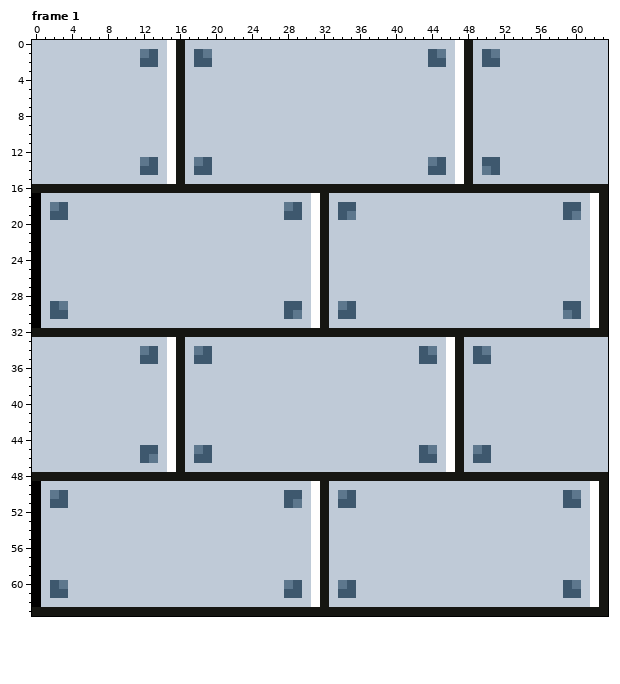
Pixel-art file: Edit_Sprites_Decorativo/piso_metal.aseprite. The picture above is the old version.
64x64 pixels, 1 frame. Shown: frame 1. The commit also changed other frames, which this record leaves out.
And afterwards:
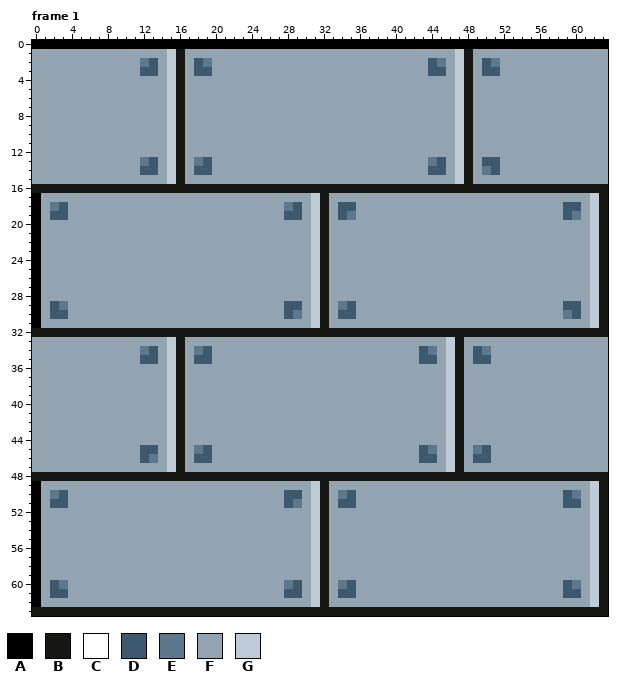
Palette (. is transparent): A #010000  B #161612  C #fffefe  D #3e586e  E #5d778d  F #92a3b2  G #bfcad7
Changes in this commit:
Changed rows in their new state; - is an unchanged pixel.
Frame 1, layers "adornos", "lamina", "Suelo":
first column x 0:
 0 AAAAAAAAAAAAAAAAAAAAAAAAAAAAAAAAAAAAAAAAAAAAAAAAAAAAAAAAAAAAAAAA
 1 FFFFFFFFFFFFFFFG-FFFFFFFFFFFFFFFFFFFFFFFFFFFFFFG-FFFFFFFFFFFFFFF
 2 FFFFFFFFFFFFE-FG-F-EFFFFFFFFFFFFFFFFFFFFFFFF-EFG-F-EFFFFFFFFFFFF
 3 FFFFFFFFFFFFDDFG-FDDFFFFFFFFFFFFFFFFFFFFFFFFDDFG-FDDFFFFFFFFFFFF
 4 FFFFFFFFFFFFFFFG-FFFFFFFFFFFFFFFFFFFFFFFFFFFFFFG-FFFFFFFFFFFFFFF
 5 FFFFFFFFFFFFFFFG-FFFFFFFFFFFFFFFFFFFFFFFFFFFFFFG-FFFFFFFFFFFFFFF
 6 FFFFFFFFFFFFFFFG-FFFFFFFFFFFFFFFFFFFFFFFFFFFFFFG-FFFFFFFFFFFFFFF
 7 FFFFFFFFFFFFFFFG-FFFFFFFFFFFFFFFFFFFFFFFFFFFFFFG-FFFFFFFFFFFFFFF
 8 FFFFFFFFFFFFFFFG-FFFFFFFFFFFFFFFFFFFFFFFFFFFFFFG-FFFFFFFFFFFFFFF
 9 FFFFFFFFFFFFFFFG-FFFFFFFFFFFFFFFFFFFFFFFFFFFFFFG-FFFFFFFFFFFFFFF
10 FFFFFFFFFFFFFFFG-FFFFFFFFFFFFFFFFFFFFFFFFFFFFFFG-FFFFFFFFFFFFFFF
11 FFFFFFFFFFFFFFFG-FFFFFFFFFFFFFFFFFFFFFFFFFFFFFFG-FFFFFFFFFFFFFFF
12 FFFFFFFFFFFFFFFG-FFFFFFFFFFFFFFFFFFFFFFFFFFFFFFG-FFFFFFFFFFFFFFF
13 FFFFFFFFFFFF--FG-F--FFFFFFFFFFFFFFFFFFFFFFFF--FG-F--FFFFFFFFFFFF
14 FFFFFFFFFFFF--FG-F--FFFFFFFFFFFFFFFFFFFFFFFF--FG-F--FFFFFFFFFFFF
15 FFFFFFFFFFFFFFFG-FFFFFFFFFFFFFFFFFFFFFFFFFFFFFFG-FFFFFFFFFFFFFFF
17 -FFFFFFFFFFFFFFFFFFFFFFFFFFFFFFG-FFFFFFFFFFFFFFFFFFFFFFFFFFFFFG-
18 -F--FFFFFFFFFFFFFFFFFFFFFFFF--FG-F--FFFFFFFFFFFFFFFFFFFFFFF--FG-
19 -F--FFFFFFFFFFFFFFFFFFFFFFFF--FG-F--FFFFFFFFFFFFFFFFFFFFFFF--FG-
20 -FFFFFFFFFFFFFFFFFFFFFFFFFFFFFFG-FFFFFFFFFFFFFFFFFFFFFFFFFFFFFG-
21 -FFFFFFFFFFFFFFFFFFFFFFFFFFFFFFG-FFFFFFFFFFFFFFFFFFFFFFFFFFFFFG-
22 -FFFFFFFFFFFFFFFFFFFFFFFFFFFFFFG-FFFFFFFFFFFFFFFFFFFFFFFFFFFFFG-
23 -FFFFFFFFFFFFFFFFFFFFFFFFFFFFFFG-FFFFFFFFFFFFFFFFFFFFFFFFFFFFFG-
24 -FFFFFFFFFFFFFFFFFFFFFFFFFFFFFFG-FFFFFFFFFFFFFFFFFFFFFFFFFFFFFG-
25 -FFFFFFFFFFFFFFFFFFFFFFFFFFFFFFG-FFFFFFFFFFFFFFFFFFFFFFFFFFFFFG-
26 -FFFFFFFFFFFFFFFFFFFFFFFFFFFFFFG-FFFFFFFFFFFFFFFFFFFFFFFFFFFFFG-
27 -FFFFFFFFFFFFFFFFFFFFFFFFFFFFFFG-FFFFFFFFFFFFFFFFFFFFFFFFFFFFFG-
28 -FFFFFFFFFFFFFFFFFFFFFFFFFFFFFFG-FFFFFFFFFFFFFFFFFFFFFFFFFFFFFG-
29 -F--FFFFFFFFFFFFFFFFFFFFFFFF--FG-F--FFFFFFFFFFFFFFFFFFFFFFF--FG-
30 -F--FFFFFFFFFFFFFFFFFFFFFFFF--FG-F--FFFFFFFFFFFFFFFFFFFFFFF--FG-
31 -FFFFFFFFFFFFFFFFFFFFFFFFFFFFFFG-FFFFFFFFFFFFFFFFFFFFFFFFFFFFFG-
33 FFFFFFFFFFFFFFFG-FFFFFFFFFFFFFFFFFFFFFFFFFFFFFG-FFFFFFFFFFFFFFFF
34 FFFFFFFFFFFF--FG-F--FFFFFFFFFFFFFFFFFFFFFFF--FG-F--FFFFFFFFFFFFF
35 FFFFFFFFFFFF--FG-F--FFFFFFFFFFFFFFFFFFFFFFF--FG-F--FFFFFFFFFFFFF
36 FFFFFFFFFFFFFFFG-FFFFFFFFFFFFFFFFFFFFFFFFFFFFFG-FFFFFFFFFFFFFFFF
37 FFFFFFFFFFFFFFFG-FFFFFFFFFFFFFFFFFFFFFFFFFFFFFG-FFFFFFFFFFFFFFFF
38 FFFFFFFFFFFFFFFG-FFFFFFFFFFFFFFFFFFFFFFFFFFFFFG-FFFFFFFFFFFFFFFF
39 FFFFFFFFFFFFFFFG-FFFFFFFFFFFFFFFFFFFFFFFFFFFFFG-FFFFFFFFFFFFFFFF
40 FFFFFFFFFFFFFFFG-FFFFFFFFFFFFFFFFFFFFFFFFFFFFFG-FFFFFFFFFFFFFFFF
41 FFFFFFFFFFFFFFFG-FFFFFFFFFFFFFFFFFFFFFFFFFFFFFG-FFFFFFFFFFFFFFFF
42 FFFFFFFFFFFFFFFG-FFFFFFFFFFFFFFFFFFFFFFFFFFFFFG-FFFFFFFFFFFFFFFF
43 FFFFFFFFFFFFFFFG-FFFFFFFFFFFFFFFFFFFFFFFFFFFFFG-FFFFFFFFFFFFFFFF
44 FFFFFFFFFFFFFFFG-FFFFFFFFFFFFFFFFFFFFFFFFFFFFFG-FFFFFFFFFFFFFFFF
45 FFFFFFFFFFFF--FG-F--FFFFFFFFFFFFFFFFFFFFFFF--FG-F--FFFFFFFFFFFFF
46 FFFFFFFFFFFF--FG-F--FFFFFFFFFFFFFFFFFFFFFFF--FG-F--FFFFFFFFFFFFF
47 FFFFFFFFFFFFFFFG-FFFFFFFFFFFFFFFFFFFFFFFFFFFFFG-FFFFFFFFFFFFFFFF
49 -FFFFFFFFFFFFFFFFFFFFFFFFFFFFFFG-FFFFFFFFFFFFFFFFFFFFFFFFFFFFFG-
50 -F--FFFFFFFFFFFFFFFFFFFFFFFF--FG-F--FFFFFFFFFFFFFFFFFFFFFFF--FG-
51 -F--FFFFFFFFFFFFFFFFFFFFFFFF--FG-F--FFFFFFFFFFFFFFFFFFFFFFF--FG-
52 -FFFFFFFFFFFFFFFFFFFFFFFFFFFFFFG-FFFFFFFFFFFFFFFFFFFFFFFFFFFFFG-
53 -FFFFFFFFFFFFFFFFFFFFFFFFFFFFFFG-FFFFFFFFFFFFFFFFFFFFFFFFFFFFFG-
54 -FFFFFFFFFFFFFFFFFFFFFFFFFFFFFFG-FFFFFFFFFFFFFFFFFFFFFFFFFFFFFG-
55 -FFFFFFFFFFFFFFFFFFFFFFFFFFFFFFG-FFFFFFFFFFFFFFFFFFFFFFFFFFFFFG-
56 -FFFFFFFFFFFFFFFFFFFFFFFFFFFFFFG-FFFFFFFFFFFFFFFFFFFFFFFFFFFFFG-
57 -FFFFFFFFFFFFFFFFFFFFFFFFFFFFFFG-FFFFFFFFFFFFFFFFFFFFFFFFFFFFFG-
58 -FFFFFFFFFFFFFFFFFFFFFFFFFFFFFFG-FFFFFFFFFFFFFFFFFFFFFFFFFFFFFG-
59 -FFFFFFFFFFFFFFFFFFFFFFFFFFFFFFG-FFFFFFFFFFFFFFFFFFFFFFFFFFFFFG-
60 -F--FFFFFFFFFFFFFFFFFFFFFFFF--FG-F--FFFFFFFFFFFFFFFFFFFFFFF--FG-
61 -F--FFFFFFFFFFFFFFFFFFFFFFFF--FG-F--FFFFFFFFFFFFFFFFFFFFFFF--FG-
62 -FFFFFFFFFFFFFFFFFFFFFFFFFFFFFFG-FFFFFFFFFFFFFFFFFFFFFFFFFFFFFG-
Pixel boxes of the changes (left, top, right, bottom) in both pictures:
changed: (32, 40, 608, 607)
